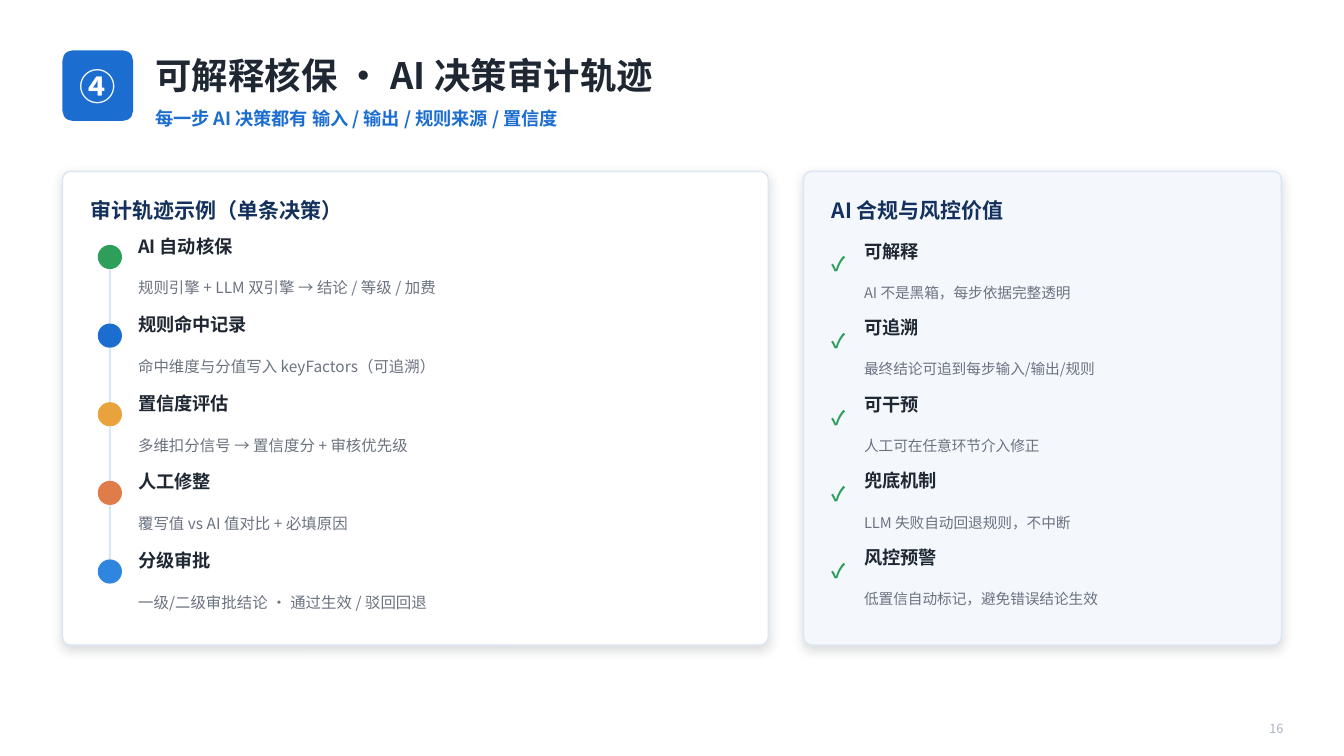
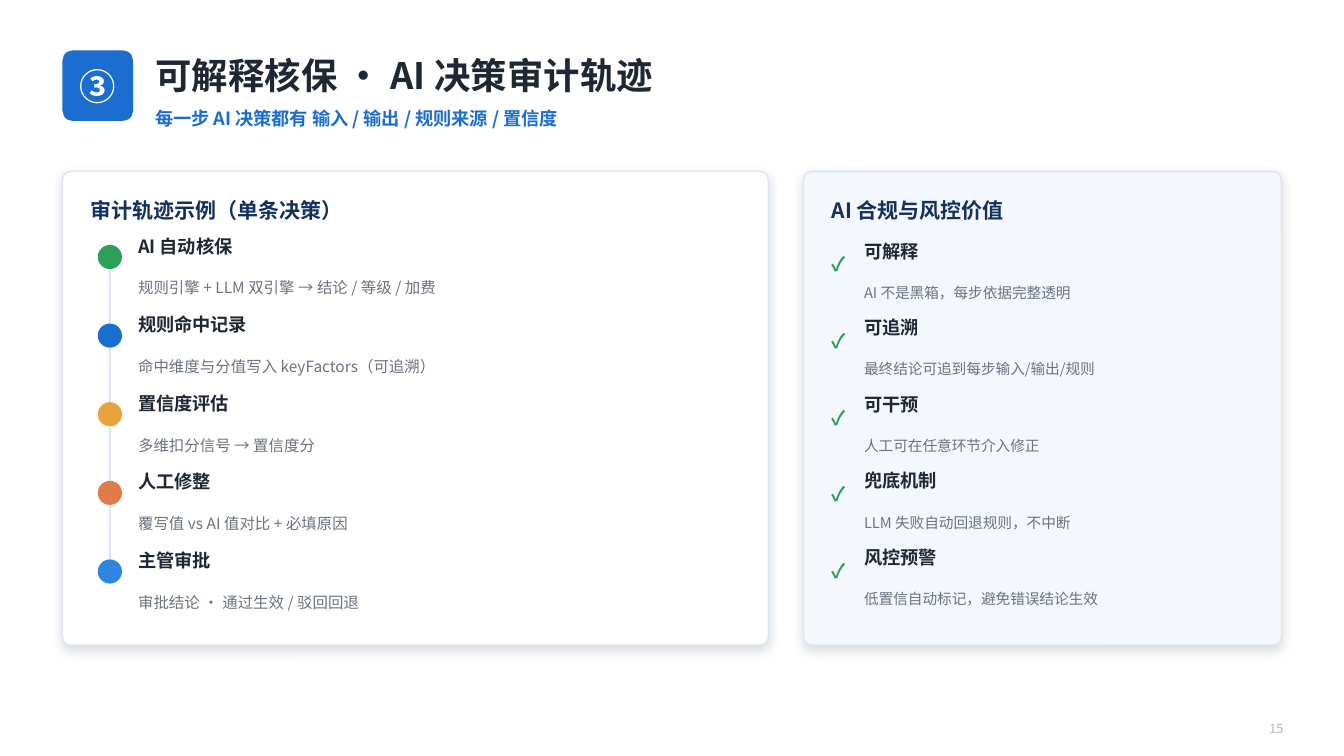
Before and after one commit to housenchuan/AICompetition, a slide deck: slide 16 of docs/保险核保智能分级系统_路演_第10页对比版.pptx (slide 17 before the commit). Drawn at 1344x756 pixels with LibreOffice and Linux fonts; fonts in the diff are those of the drawing. Boxes give left, top, right and bottom in pixels: in the first picture for what was removed or moved away, otherwise in the second. Text is boxed around its words. In the diff, an @@ line names an element or a change of style, - is before the commit and + after.

```diff
--- a/docs/保险核保智能分级系统_路演_第10页对比版.pptx
+++ b/docs/保险核保智能分级系统_路演_第10页对比版.pptx
@@ text at [80,69,116,104]: text changed @@
-④
+③
@@ text at [138,438,315,452]: text changed @@
-多维扣分信号 → 置信度分 + 审核优先级
+多维扣分信号 → 置信度分
@@ text at [138,595,359,609]: text changed @@
-分级审批
-一级/二级审批结论 · 通过生效 / 驳回回退
+主管审批
+审批结论 · 通过生效 / 驳回回退
```
Also in this commit, not shown: 17 other slides changed, 1 slide added, 2 slides removed, 1 other file.
